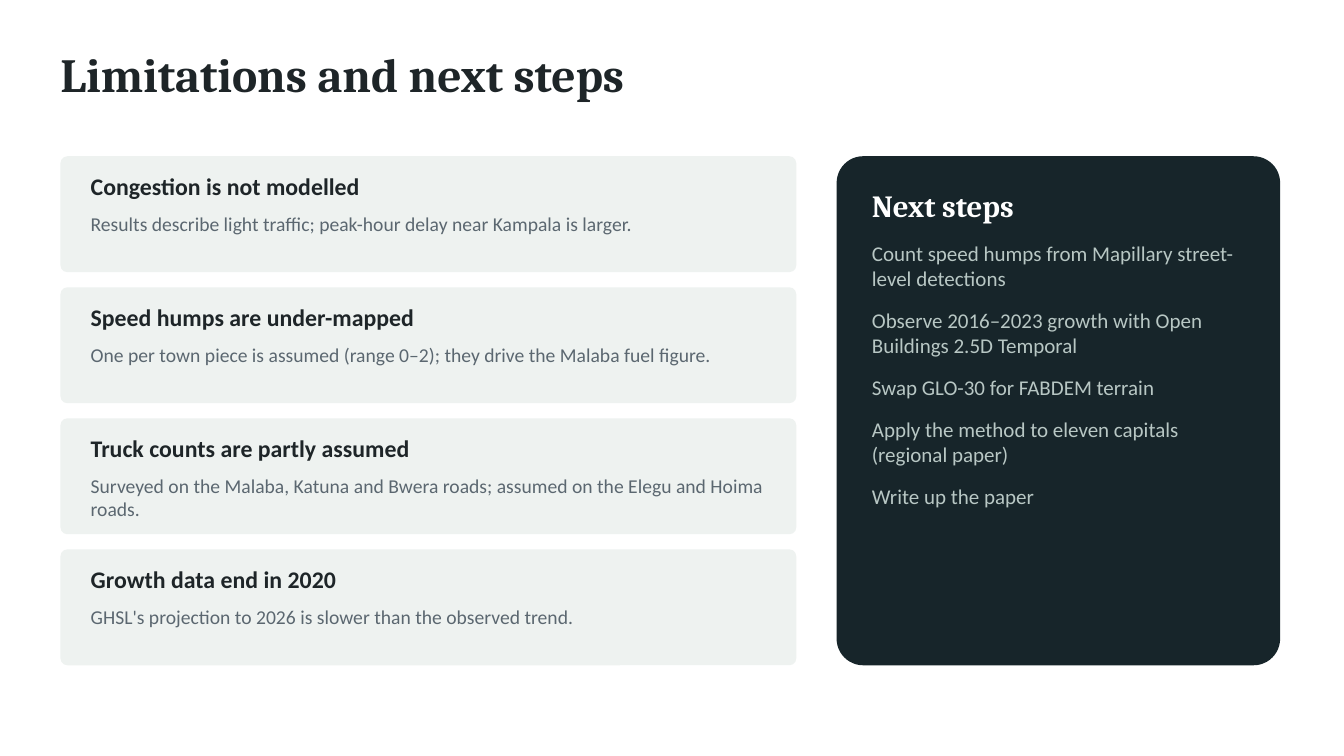
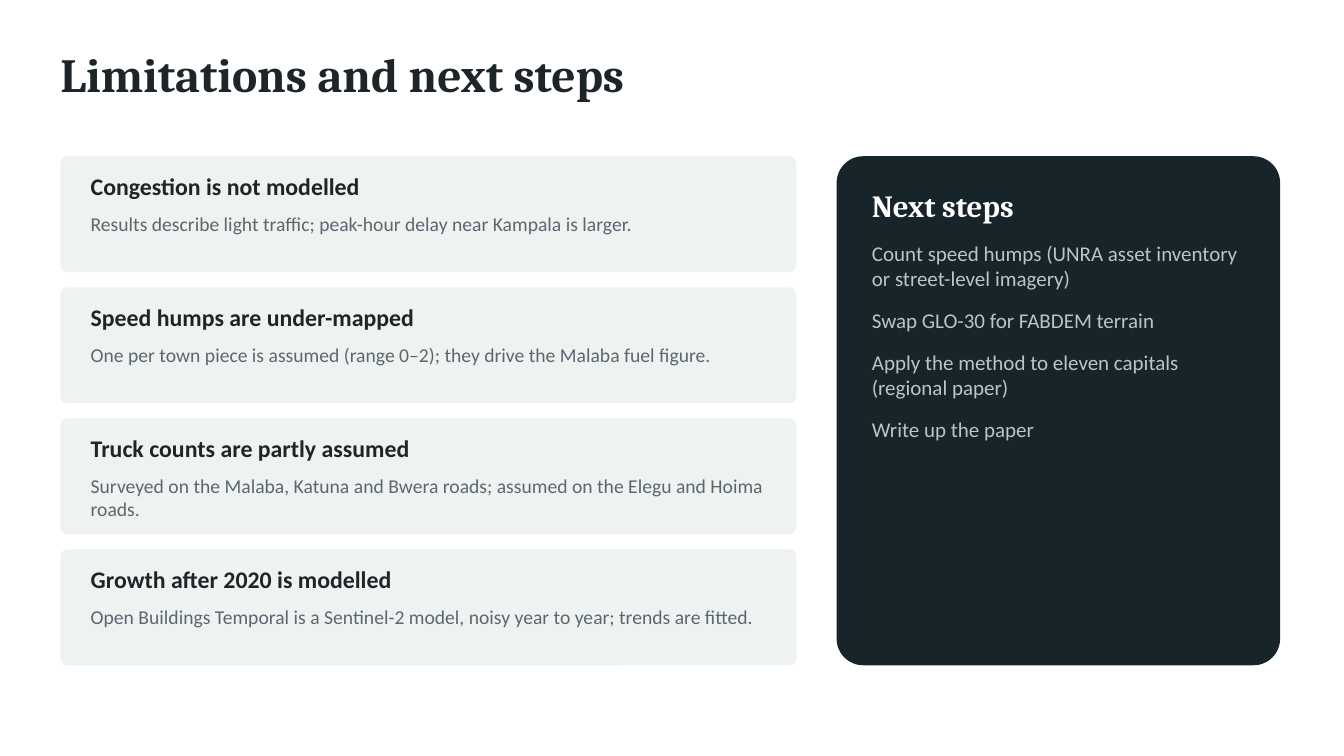
Before and after one commit to gavacharles/uganda-trade-corridors, a slide deck: slide 23 of presentation/highways_high_streets.pptx (slide 22 before the commit). Drawn at 1344x756 pixels with LibreOffice and Linux fonts; fonts in the diff are those of the drawing. Boxes give left, top, right and bottom in pixels: in the first picture for what was removed or moved away, otherwise in the second. Text is boxed around its words. In the diff, an @@ line names an element or a change of style, - is before the commit and + after.

```diff
--- a/presentation/highways_high_streets.pptx
+++ b/presentation/highways_high_streets.pptx
@@ text at <box>872,246,1237,290</box>: text changed @@
-Count speed humps from Mapillary street-level detections
-Observe 2016–2023 growth with Open Buildings 2.5D Temporal
+Count speed humps (UNRA asset inventory or street-level imagery)
@@ text at <box>91,571,391,588</box>: text changed @@
-Growth data end in 2020
+Growth after 2020 is modelled
@@ text at <box>91,610,753,628</box>: text changed @@
-GHSL's projection to 2026 is slower than the observed trend.
+Open Buildings Temporal is a Sentinel-2 model, noisy year to year; trends are fitted.
```
Also in this commit, not shown: 1 slide added, 10 other files.
